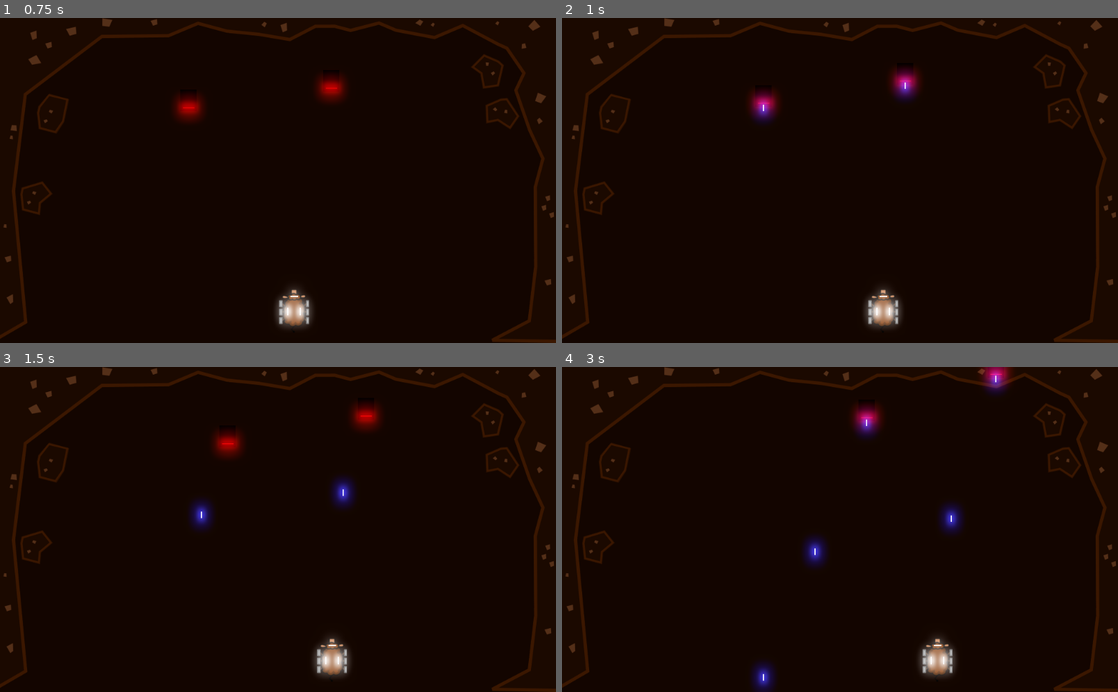
Above: before the commit, frames 1-4 (two rows, left to right).
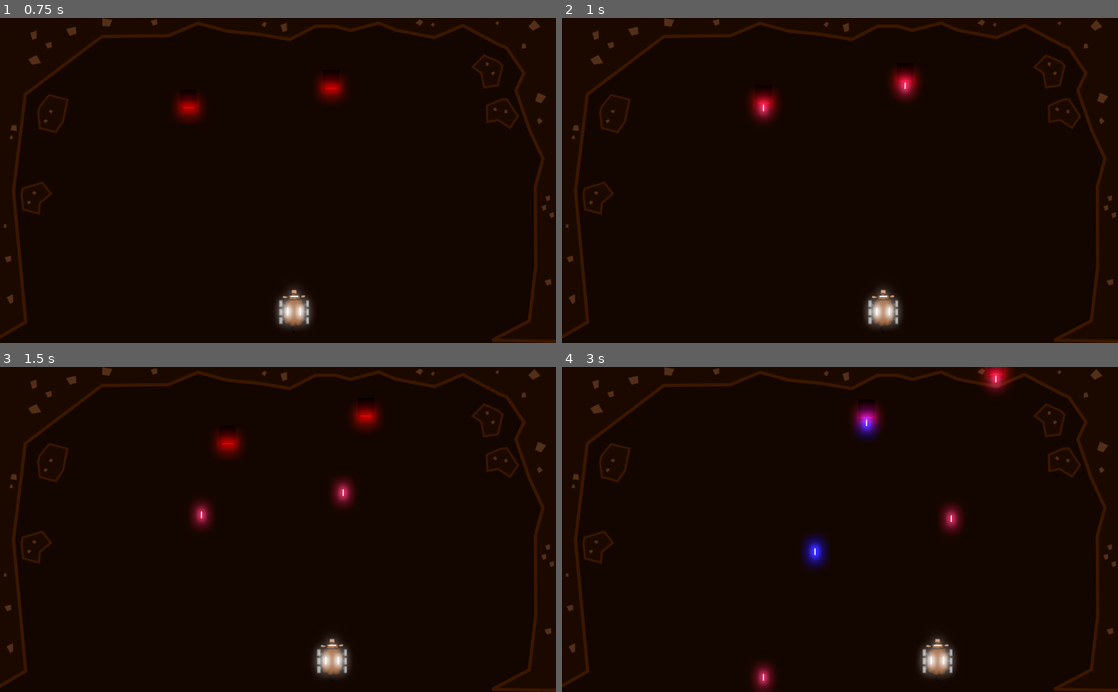
Above: after the commit, the same moments.

Repository: GameDrivenDesign/punk-wolf
Game: Godot game, scene res://game.tscn
The game is run twice, just before and just after one commit, with the same random seed, the same clock (stepped at 60 frames per second) and the same inputs.
Inputs:
- Up to frame 1 (0.75 s): hold Right (ui_right) from 0.53 s (still down)
- Up to frame 2 (1 s): keep holding Right (ui_right)
- Up to frame 3 (1.5 s): release Right (ui_right) at 1.28 s; hold Left (ui_left) from 1.28 s (still down)
- Up to frame 4 (3 s): release Left (ui_left) at 2.03 s; hold Right (ui_right) from 2.03 s (still down)

Frame 1 is identical in both runs. In frame 2, 0.6% of the frame differs, in the area x 34-64%, y 16-33%; in frame 3, 0.6%; in frame 4, 1.4%, in the area x 34-80%, y 0-100%.

Commit message:
colored projectiles

Diff:
--- a/projectiles/Projectile.gd
+++ b/projectiles/Projectile.gd
@@ -4,11 +4,13 @@
 const DAMAGE = 10
 
 func _ready():
-	#var total = 4
-	#var r = 2 if randf() > 0.5 else 4
-	#var g = 2 if randf() > 0.5 else 4
-	#var b = 2 if randf() > 0.5 else 4
-	set_modulate(Color(1, 1, 4))
+	var b = Color(1, 1, 7)
+	var r = Color(4, 1, 1)
+	var rb = Color(3.5, 1, 3.5)
+	var rrb = Color(4, 1, 2)
+	var rbb = Color(2, 1, 5)
+	var colors = [r, b, rb, rrb, rbb]
+	set_modulate(colors[randi()%5])
 
 func _physics_process(delta):
 	var coll = move_and_collide(DIRECTION * delta * SPEED)
